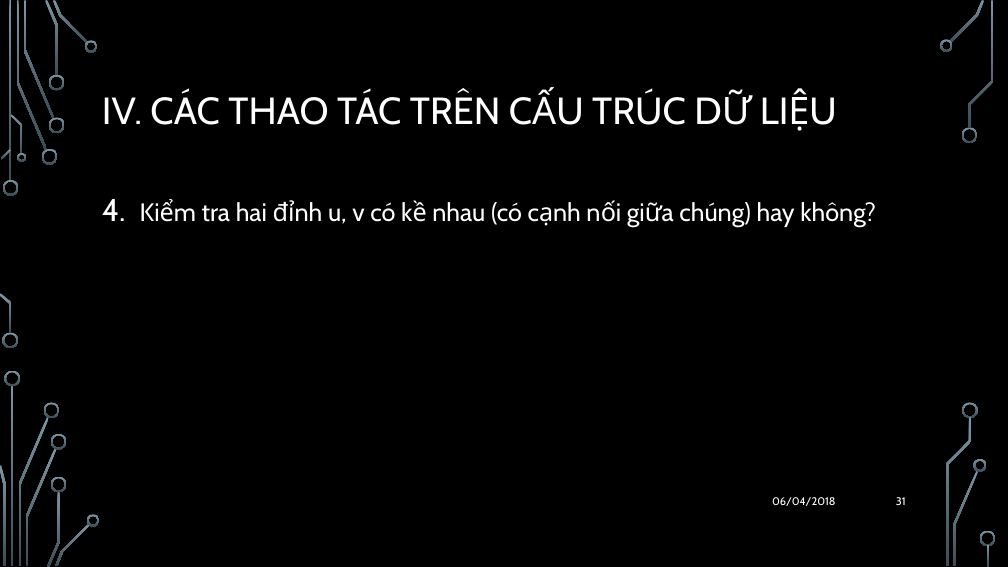
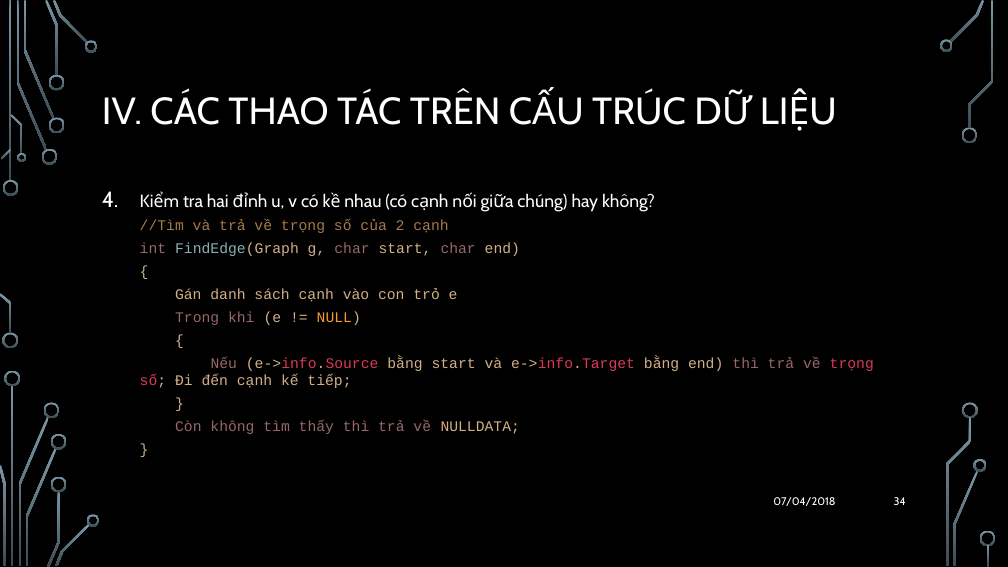
Before and after one commit to quocthang0507/CTDL-TG2, a slide deck: slide 34 of BaoCao/ThuyetTrinh.pptx (slide 31 before the commit). Drawn at 1008x567 pixels with LibreOffice and Linux fonts; fonts in the diff are those of the drawing; background and template pictures are left out. Boxes give left, top, right and bottom in pixels: in the first picture for what was removed or moved away, otherwise in the second. Text is boxed around its words. In the diff, an @@ line names an element or a change of style, - is before the commit and + after.

```diff
--- a/BaoCao/ThuyetTrinh.pptx
+++ b/BaoCao/ThuyetTrinh.pptx
@@ text at (x1=183, y1=193, x2=655, y2=211): size 24 to 16.8 pt in "Kiểm tra hai đỉnh u, v có ..."; line spacing 1.2 to 1 @@
@@ text at (x1=140, y1=220, x2=874, y2=434): paragraphs added @@
+  //Tìm và trả về trọng số của 2 cạnh
+  int FindEdge(Graph g, char start, char end)
+  {
+  Gán danh sách cạnh vào con trỏ e
+  Trong khi (e != NULL)
+  {
+  Nếu (e->info.Source bằng start và e->info.Target bằng end) thì trả về trọng số; Đi đến cạnh kế tiếp;
+  }
+  Còn không tìm thấy thì trả về NULLDATA;
+  }
@@ text at (x1=773, y1=497, x2=835, y2=506): text changed @@
-06/04/2018
+07/04/2018
@@ page number at (x1=894, y1=497, x2=906, y2=505): text changed @@
-31
+34
```
Also in this commit, not shown: 44 other slides changed, 9 slides added, 3 other files.
